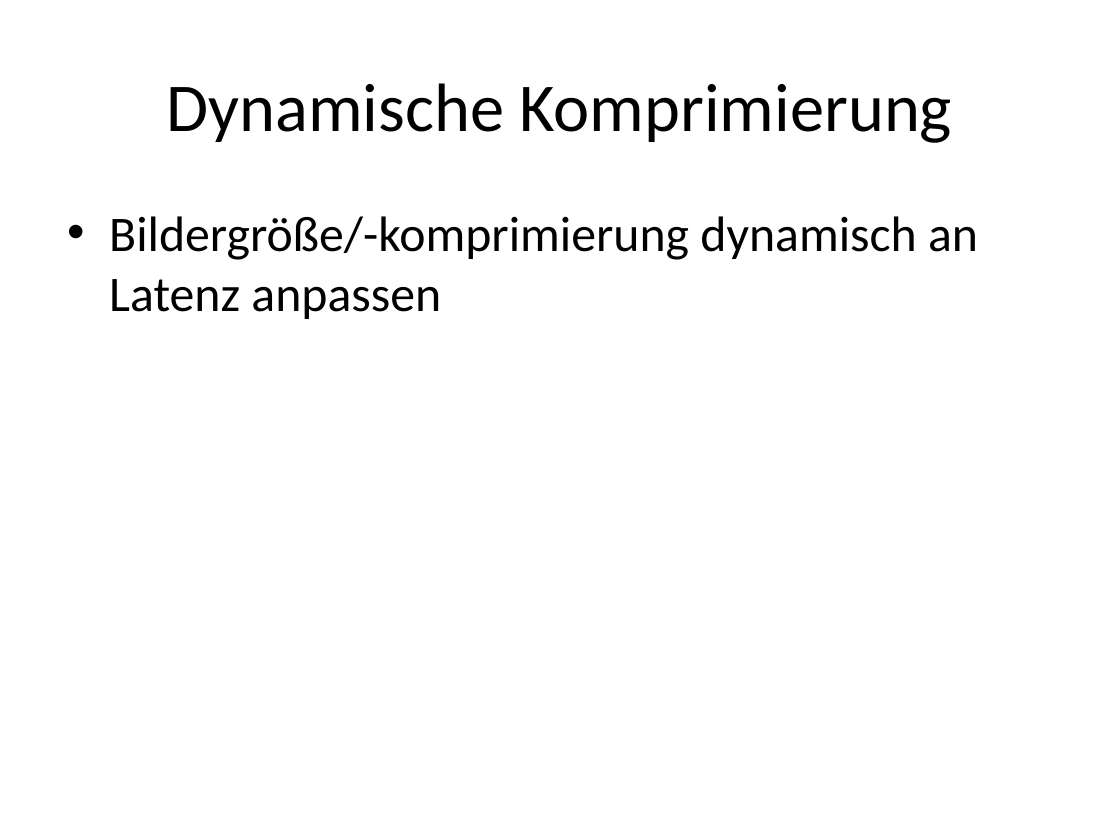
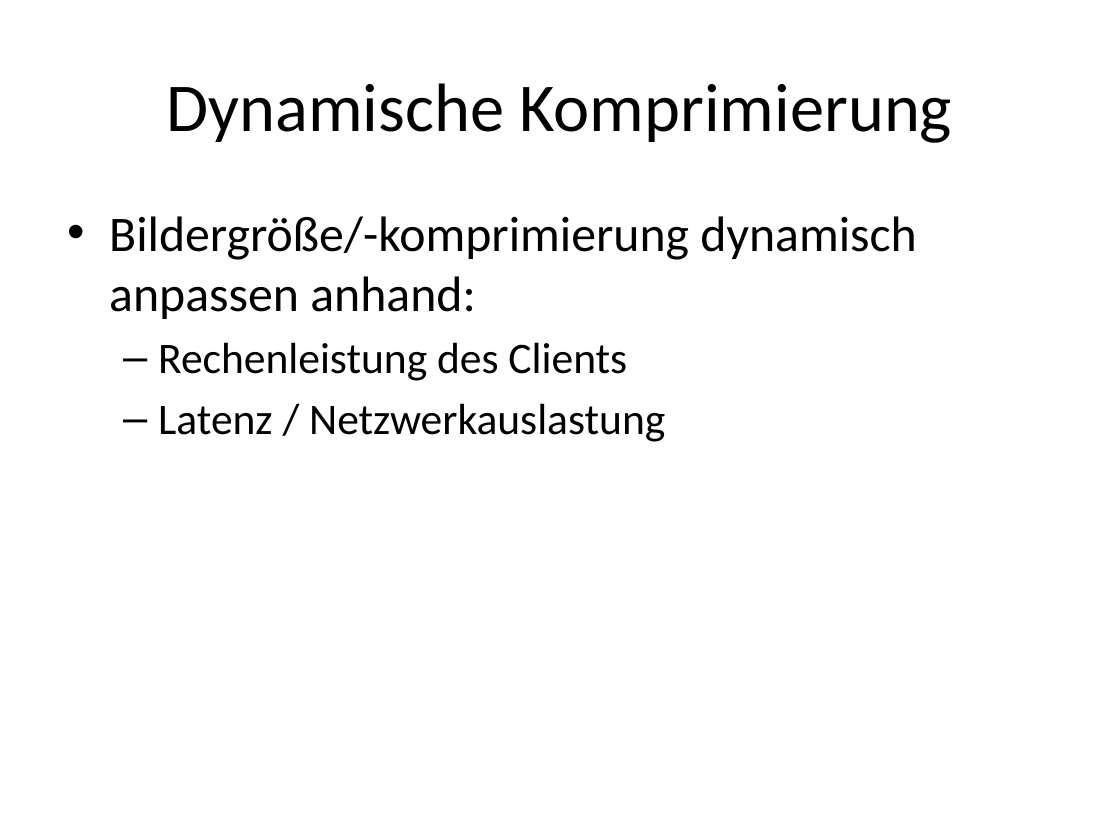
Before and after one commit to koRemoteRE/KoReRE, a slide deck: slide 52 of Präsentation2_Final.pptx. Drawn at 1120x840 pixels with LibreOffice and Linux fonts; fonts in the diff are those of the drawing. Boxes give left, top, right and bottom in pixels: in the first picture for what was removed or moved away, otherwise in the second. Text is boxed around its words. In the diff, an @@ line names an element or a change of style, - is before the commit and + after.

Commit message:
praesi - minor changes

```diff
--- a/Präsentation2_Final.pptx
+++ b/Präsentation2_Final.pptx
@@ text at (x1=109, y1=216, x2=916, y2=442): text changed @@
-• Bildergröße/-komprimierung dynamisch an Latenz anpassen
+• Bildergröße/-komprimierung dynamisch anpassen anhand:
+  – Rechenleistung des Clients
+  – Latenz / Netzwerkauslastung
```
